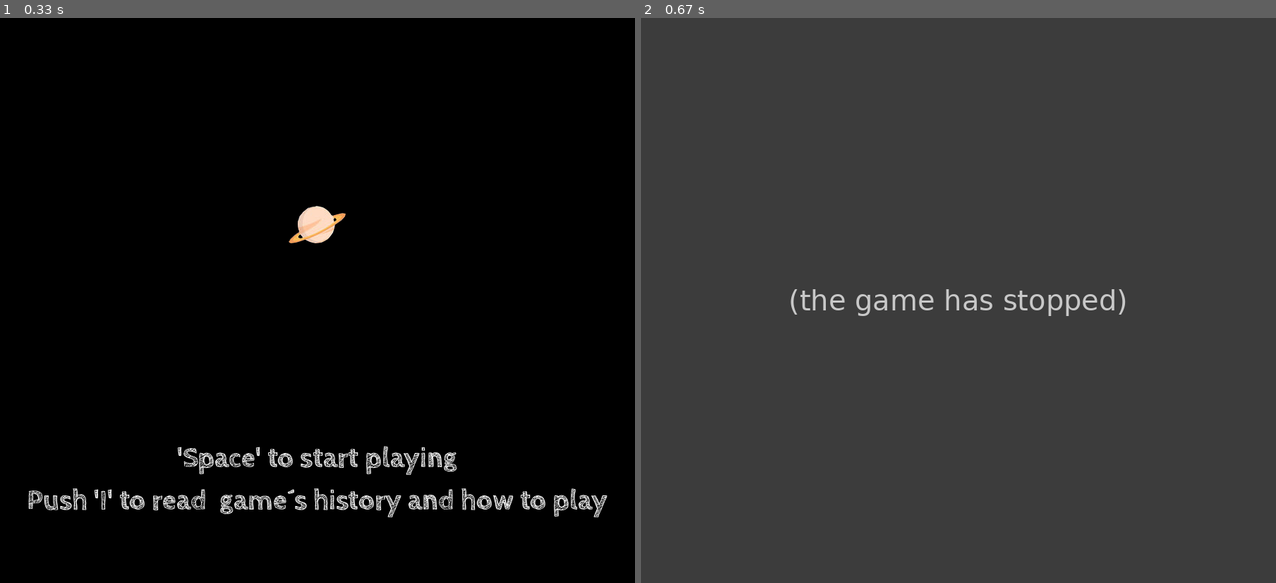
Above: before the commit, frames 1-2 (left to right).
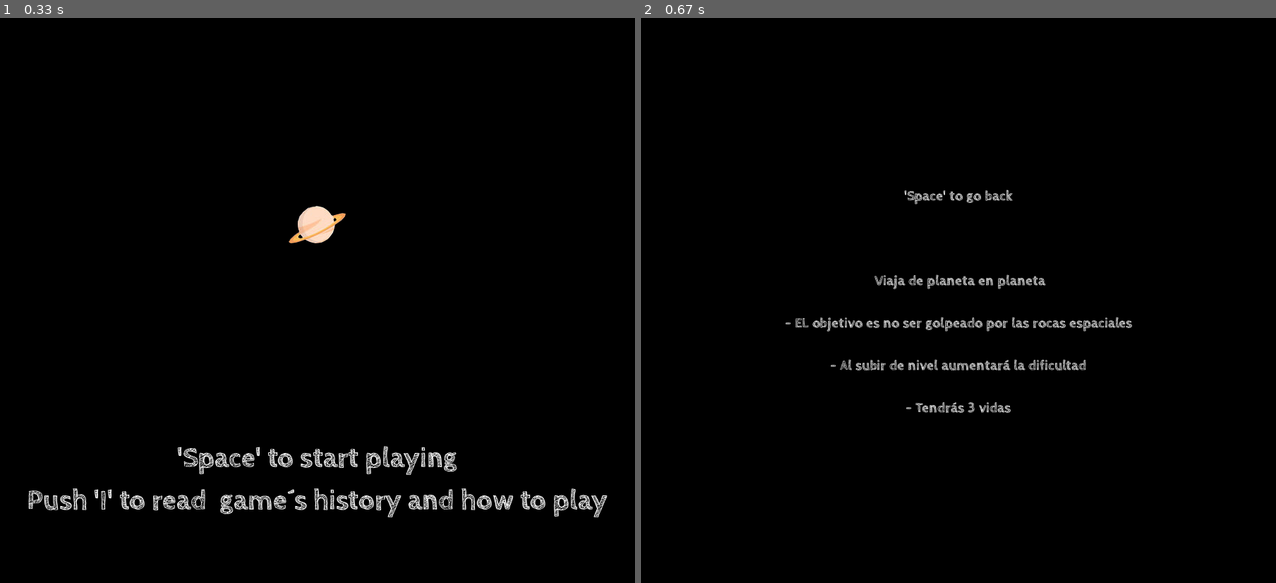
Above: after the commit, the same moments.

Repository: MarkelJM/FinalPygameSpace
Game: pygame game, started from main.py
Two runs of this game, one before a commit and one after it. Both use one fixed random seed, a clock stepped at 60 frames per second and the inputs below.
Inputs:
- Up to frame 1 (0.33 s): no input
- Up to frame 2 (0.67 s): tap Space at 0.33 s

Frame 1 is identical in both runs. In frame 2, 100% of the frame differs, in the area x 0-100%, y 0-100%.
Before the commit the program exited at 0.35 s; later frames show no game.

Commit message:
feat: created information scene

Diff:
--- a/thequest/game.py
+++ b/thequest/game.py
@@ -4,7 +4,7 @@
 
 
 from thequest import WIDTH, HEIGHT
-from thequest.scenes import Home
+from thequest.scenes import Home, Information
 
 class TheQuest:
     def __init__(self):
@@ -22,7 +22,8 @@
         pg.display.set_icon(icon)
         """
         self.scenes = [
-            Home(self.display)
+            Home(self.display),
+            Information(self.display)
 
 
         ]
--- a/thequest/scenes.py
+++ b/thequest/scenes.py
@@ -59,7 +59,7 @@
 
         text = self.tipography.render(text_input, True, MESSAGE_COLOUR)
         width_text = text.get_width()
-        pos_x = (WIDTH - width_text) / 2     # ANCHO/2 - ancho_texto/2
+        pos_x = (WIDTH - width_text) / 2
 
         self.screen.blit(text, (pos_x, sum_pos_y))
 
@@ -70,6 +70,17 @@
 
         font_file = os.path.join("resources", "fonts", "CabinSketch-Bold.ttf")
         self.tipography = pg.font.Font(font_file, 20)
+
+        self.message =  "'Space' to go back"
+        self.information_text_1 = " Viaja de planeta en planeta"
+        self.information_text_2 = "- EL objetivo es no ser golpeado por las rocas espaciales"
+        self.information_text_3 = "- Al subir de nivel aumentará la dificultad"
+        self.information_text_4 = "- Tendrás 3 vidas"
+
+
+        self.message_pos =  0.3 * HEIGHT
+        self.separator = MAIN_TEXT_SIZE + TEXT_MARGIN #to separate diferent lines, actually it should be in __init__
+        self.information_pos = self.message_pos + self.separator
 
     def play(self):
         exit = False
@@ -84,21 +95,34 @@
 
             self.screen.fill(BACKGROUND_COLOUR)
 
-            self.draw_logo()
-            self.draw_text()
+
+            self.draw_text(self.message, self.message_pos)
+            self.draw_text(self.information_text_1, self.information_pos + self.separator)
+            self.draw_text(self.information_text_2, self.information_pos +self.separator*2)
+            self.draw_text(self.information_text_3, self.information_pos +self.separator*3)
+            self.draw_text(self.information_text_4, self.information_pos +self.separator*4)
 
             pg.display.flip()
 
-    def draw_logo(self):
-        width_logo = self.logo.get_width()
-        pos_x = (WIDTH - width_logo) / 2
-        pos_y = HEIGHT / 3
-        self.screen.blit(self.logo, (pos_x, pos_y))
+    def write_text(self):
+        #creating
 
-    def draw_text(self):
-        message = "'Space' to start playing"
-        text = self.tipography.render(message, True, MESSAGE_COLOUR)
+        self.information_text_1 = " Viaja de planeta en planeta"
+        self.information_text_2 = "- EL objetivo es no ser golpeado por las rocas espaciales"
+        self.information_text_3 = "- Al subir de nivel aumentará la dificultad"
+        self.information_text_4 = "- Tendrás 3 vidas"
+
+        self.text_list = [self.information_text_1, self.information_text_2, self.information_text_3, self.information_text_4]
+        self.line_amount = len(self.text_list)
+
+
+
+
+
+    def draw_text(self, text_input, sum_pos_y):
+
+        text = self.tipography.render(text_input, True, MESSAGE_COLOUR)
         width_text = text.get_width()
-        pos_x = (WIDTH - width_text) / 2     # ANCHO/2 - ancho_texto/2
-        pos_y = .75 * HEIGHT
-        self.screen.blit(text, (pos_x, pos_y))
+        pos_x = (WIDTH - width_text) / 2
+
+        self.screen.blit(text, (pos_x, sum_pos_y))
